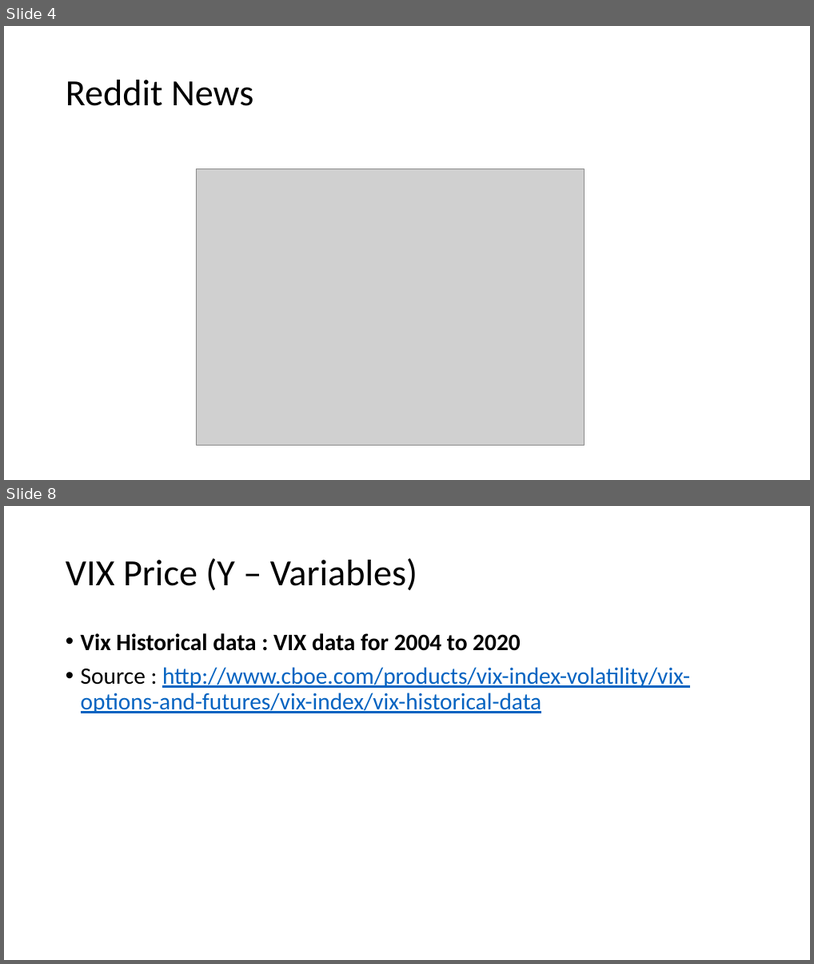
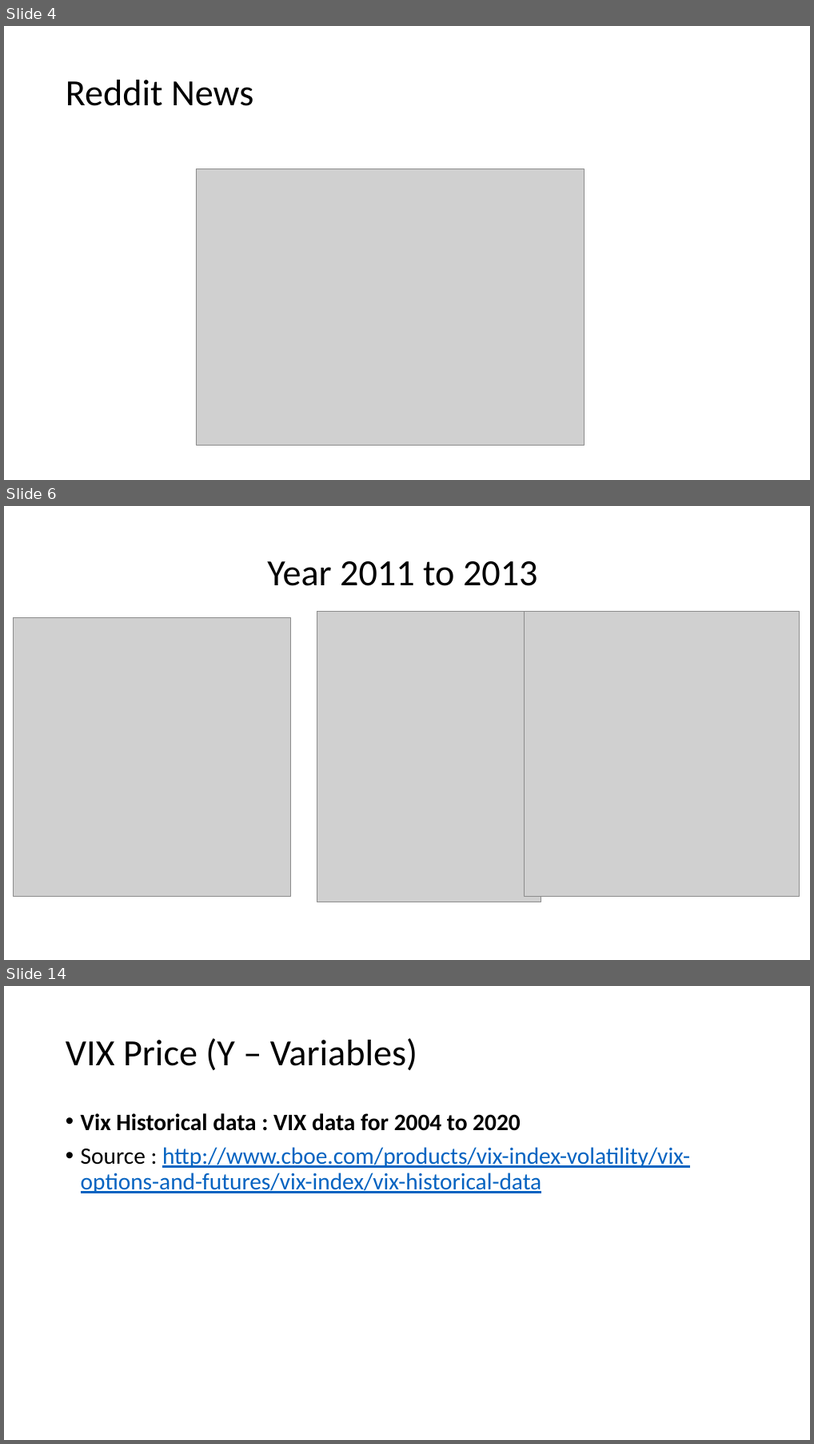
Before and after one commit to derrickhoe1988/Capstone-project, a slide deck: Capstone.pptx. Shown one above the other, each under a label of ours: slides 4 and 8 before the commit, slides 4, 6 and 14 after it; the slides between them are not shown. The pictures are 814x964 and 814x1444 pixels, drawn with LibreOffice and Linux fonts; fonts in the diff are those of the drawing; grey boxes stand for pictures. Boxes give left, top, right and bottom in pixels: in the first picture for what was removed or moved away, otherwise in the second. Text is boxed around its words. In the diff, an @@ line names an element or a change of style, - is before the commit and + after.

```diff
--- a/Capstone.pptx
+++ b/Capstone.pptx
@@ slide 6 added at (4, 506, 810, 960), background #FFFFFF @@
@@ title added at (267, 561, 538, 586), 44 pt, text #000000 @@
+Year 2011 to 2013
@@ picture added at (13, 618, 290, 896) @@
@@ picture added at (318, 612, 541, 902) @@
@@ picture added at (525, 612, 799, 896) @@
@@ what was slide 8 is now slide 14 @@
```
Also in this commit, not shown: 2 slides changed, 6 other slides added, 1 slide removed, 4 other files.
